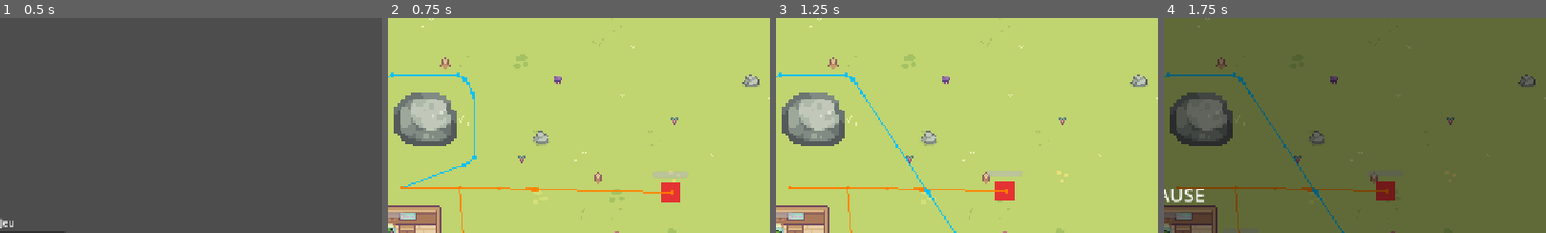
Above: before the commit, frames 1-4 (left to right).
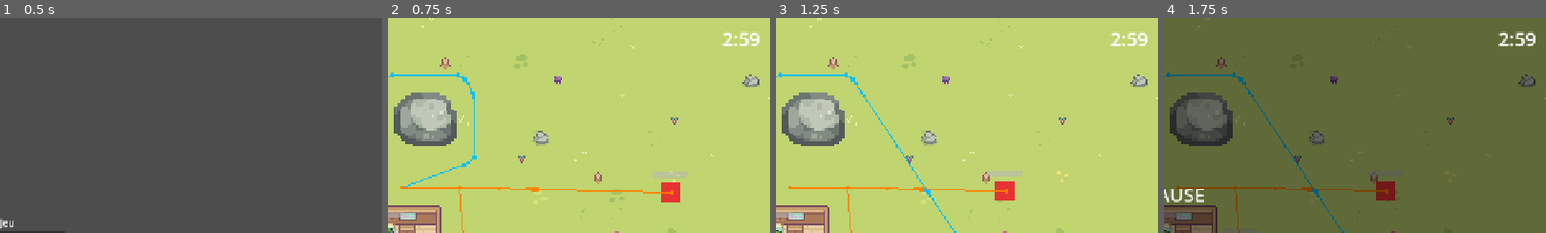
Above: after the commit, the same moments.

Repository: zwentty/v-2-jeu
Game: Godot game, scene res://scenes/menus/menu.tscn
The game is run twice, just before and just after one commit, with the same random seed, the same clock (stepped at 60 frames per second) and the same inputs.
Inputs:
- Up to frame 1 (0.5 s): no input
- Up to frame 2 (0.75 s): click "Démarrer" at 0.5 s
- Up to frame 3 (1.25 s): no input
- Up to frame 4 (1.75 s): click "Pause" at 1.25 s
The pictures show only the part of the screen within x 50-100%, y 0-50%; the shares and areas given below are measured in that part.

Frame 1 is identical in both runs. In frame 2, 0.3% of the frame differs, in the area x 87-98%, y 6-14%; in frame 3, 0.3%; in frame 4, 0.4%.

Commit message:
Ajout du timer. Mort si 0 atteint

Diff:
--- a/project.godot
+++ b/project.godot
@@ -20,6 +20,7 @@
 Settings="*res://scripts/settings.gd"
 EnemyManager="*res://scripts/enemy_manager.gd"
 GameState="*res://scripts/game_state.gd"
+RunTimer="*res://scenes/ui/run_timer.tscn"
 
 [display]
 
--- a/resources/forms/base_form.tres
+++ b/resources/forms/base_form.tres
@@ -1,13 +1,8 @@
-; PlayableForm de BASE : le slime nu. Appliquée au démarrage et au revert.
-; attack_scene laissé VIDE : sous la forme de base, le joueur utilise son
-; attaque-dash interne (cf. player.gd, « forme si transformé, sinon dash »).
-; ability_scene laissé VIDE : pas de compétence de base pour l'instant.
+[gd_resource type="Resource" script_class="PlayableForm" format=3 uid="uid://dkulep5dfk44a"]
 
-[gd_resource type="Resource" script_class="PlayableForm" load_steps=7 format=3 uid="uid://cbaseform0000a"]
-
-[ext_resource type="Script" path="res://scripts/playable_form.gd" id="1"]
-[ext_resource type="Resource" path="res://resources/forms/base_slime_stats.tres" id="2"]
-[ext_resource type="SpriteFrames" uid="uid://cbaseslimefrm0a" path="res://resources/forms/base_slime_frames.tres" id="3"]
+[ext_resource type="Script" uid="uid://epf0fjhe3k8x" path="res://scripts/playable_form.gd" id="1"]
+[ext_resource type="Resource" uid="uid://cbv1vgsys7dr7" path="res://resources/forms/base_slime_stats.tres" id="2"]
+[ext_resource type="SpriteFrames" uid="uid://rrji8ohl1d03" path="res://resources/forms/base_slime_frames.tres" id="3"]
 [ext_resource type="Texture2D" uid="uid://0wtscdt6j4js" path="res://assets/FreeCharactersAnimationsAssetPack/SpriteSheets(96x96)/Monster_Slime/With_Shadows/Monster_Slime_Idle-Sheet.png" id="4"]
 [ext_resource type="SpriteFrames" uid="uid://bkjhe35qe1ql7" path="res://resources/forms/base_slime_death_frames.tres" id="5"]
 
@@ -21,7 +16,5 @@
 display_name = "Slime"
 sprite_frames = ExtResource("3")
 death_frames = ExtResource("5")
-attack_scene = null
-ability_scene = null
 stats = ExtResource("2")
 icon = SubResource("icon")
--- a/resources/forms/base_slime_frames.tres
+++ b/resources/forms/base_slime_frames.tres
@@ -1,7 +1,4 @@
-; SpriteFrames de la forme de base (slime nu) — feuilles Monster_Slime vert.
-; idle = 6 frames, walk = 8 frames (largeurs 576/768 px à 96 px/frame).
-
-[gd_resource type="SpriteFrames" load_steps=17 format=3 uid="uid://cbaseslimefrm0a"]
+[gd_resource type="SpriteFrames" format=3 uid="uid://rrji8ohl1d03"]
 
 [ext_resource type="Texture2D" uid="uid://0wtscdt6j4js" path="res://assets/FreeCharactersAnimationsAssetPack/SpriteSheets(96x96)/Monster_Slime/With_Shadows/Monster_Slime_Idle-Sheet.png" id="1"]
 [ext_resource type="Texture2D" uid="uid://c1cupkwwf4qbu" path="res://assets/FreeCharactersAnimationsAssetPack/SpriteSheets(96x96)/Monster_Slime/With_Shadows/Monster_Slime_Walk-Sheet.png" id="2"]
--- a/resources/forms/base_slime_stats.tres
+++ b/resources/forms/base_slime_stats.tres
@@ -1,13 +1,7 @@
-; Stats de la forme de base (slime nu). Doivent refléter le slime « par défaut »
-; (mêmes valeurs que le joueur de base : 25 PV, vitesse 200).
+[gd_resource type="Resource" script_class="StatBlock" format=3 uid="uid://cbv1vgsys7dr7"]
 
-[gd_resource type="Resource" script_class="StatBlock" load_steps=2 format=3 uid="uid://cbaseslimestat0a"]
-
-[ext_resource type="Script" path="res://scripts/stat_block.gd" id="1"]
+[ext_resource type="Script" uid="uid://dn174yfdioky2" path="res://scripts/stat_block.gd" id="1"]
 
 [resource]
 script = ExtResource("1")
 max_health = 5.0
-move_speed = 200.0
-damage = 3.0
-weight = 1.0
--- a/resources/forms/soldat_form.tres
+++ b/resources/forms/soldat_form.tres
@@ -1,14 +1,11 @@
-; PlayableForm "Soldat" — forme obtenue en mangeant le drop de l'ennemi mêlée.
-; ability_scene laissé VIDE : pas encore de compétence dédiée pour cette forme.
+[gd_resource type="Resource" script_class="PlayableForm" format=3 uid="uid://bnl7bk65c6rcg"]
 
-[gd_resource type="Resource" script_class="PlayableForm" load_steps=8 format=3 uid="uid://csoldatform00a"]
-
-[ext_resource type="Script" path="res://scripts/playable_form.gd" id="1"]
-[ext_resource type="PackedScene" uid="uid://bplayermelee0a1" path="res://scenes/attacks/melee_attack_player.tscn" id="2"]
-[ext_resource type="Resource" path="res://resources/forms/soldat_stats.tres" id="3"]
-[ext_resource type="SpriteFrames" uid="uid://csoldatframes0a" path="res://resources/forms/soldat_frames.tres" id="4"]
+[ext_resource type="Script" uid="uid://epf0fjhe3k8x" path="res://scripts/playable_form.gd" id="1"]
+[ext_resource type="PackedScene" uid="uid://drckc6eitt05w" path="res://scenes/attacks/melee_attack_player.tscn" id="2"]
+[ext_resource type="Resource" uid="uid://bnl7bllauekcg" path="res://resources/forms/soldat_stats.tres" id="3"]
+[ext_resource type="SpriteFrames" uid="uid://8buii6tepm23" path="res://resources/forms/soldat_frames.tres" id="4"]
 [ext_resource type="Texture2D" uid="uid://cfrtaj87vpxgb" path="res://assets/FreeCharactersAnimationsAssetPack/SpriteSheets(96x96)/Human_Soldier_Sword_Shield/With_Shadows/Human_Soldier_Sword_Shield_Idle-Sheet.png" id="5"]
-[ext_resource type="SpriteFrames" uid="uid://csoldatdeath0a1" path="res://resources/forms/soldat_death_frames.tres" id="6"]
+[ext_resource type="SpriteFrames" uid="uid://8buigstlstdu" path="res://resources/forms/soldat_death_frames.tres" id="6"]
 
 [sub_resource type="AtlasTexture" id="icon"]
 atlas = ExtResource("5")
@@ -21,6 +18,5 @@
 sprite_frames = ExtResource("4")
 death_frames = ExtResource("6")
 attack_scene = ExtResource("2")
-ability_scene = null
 stats = ExtResource("3")
 icon = SubResource("icon")
--- a/resources/forms/soldat_frames.tres
+++ b/resources/forms/soldat_frames.tres
@@ -1,8 +1,4 @@
-; SpriteFrames de la forme "Soldat" (réutilise les feuilles du Human_Soldier,
-; mêmes idle/walk que le sprite actuel du joueur). Version dédiée joueur en
-; ressource autonome pour être référencée par soldat_form.tres.
-
-[gd_resource type="SpriteFrames" load_steps=13 format=3 uid="uid://csoldatframes0a"]
+[gd_resource type="SpriteFrames" format=3 uid="uid://8buii6tepm23"]
 
 [ext_resource type="Texture2D" uid="uid://cfrtaj87vpxgb" path="res://assets/FreeCharactersAnimationsAssetPack/SpriteSheets(96x96)/Human_Soldier_Sword_Shield/With_Shadows/Human_Soldier_Sword_Shield_Idle-Sheet.png" id="1"]
 [ext_resource type="Texture2D" uid="uid://b5j1vcir5ebxu" path="res://assets/FreeCharactersAnimationsAssetPack/SpriteSheets(96x96)/Human_Soldier_Sword_Shield/With_Shadows/Human_Soldier_Sword_Shield_Walk-Sheet.png" id="2"]
--- a/scenes/player/player.gd
+++ b/scenes/player/player.gd
@@ -79,6 +79,12 @@
 	_update_health_bar()
 	z_index = 2
 	$AttackArea.body_entered.connect(_on_attack_hit)
+
+	# Fin du compte à rebours de run (GameState) -> le joueur meurt.
+	var gs := get_node_or_null("/root/GameState")
+	if gs != null and gs.has_signal("run_time_expired") \
+			and not gs.run_time_expired.is_connected(_on_run_time_expired):
+		gs.run_time_expired.connect(_on_run_time_expired)
 
 # -----------------------------------------------------------------------------
 # _get_inventory()
@@ -269,6 +275,10 @@
 # -----------------------------------------------------------------------------
 # _die()
 # -----------------------------------------------------------------------------
+# Fin du compte à rebours de run : le joueur meurt (réutilise la cinématique).
+func _on_run_time_expired() -> void:
+	_die()
+
 func _die() -> void:
 	if _is_dying:
 		return
--- /dev/null
+++ b/scenes/ui/run_timer.gd
@@ -0,0 +1,29 @@
+# =============================================================================
+# run_timer.gd  (autoload : RunTimer)
+# Affichage du compte à rebours de run en HAUT À GAUCHE de l'écran.
+# Autoload (CanvasLayer) : reste à l'écran d'une salle à l'autre sans avoir à
+# l'ajouter dans chaque salle. Purement de l'AFFICHAGE : le décompte réel vit
+# dans GameState (run_time_left / run_time_expired).
+# Masqué hors gameplay (menu, victoire...) : visible seulement si un joueur est
+# présent dans la scène.
+# =============================================================================
+extends CanvasLayer
+
+## Seuil (secondes) sous lequel le timer passe en rouge.
+@export var low_time_threshold: float = 30.0
+
+@onready var label: Label = $Label
+
+
+func _process(_delta: float) -> void:
+	var gs := get_node_or_null("/root/GameState")
+	var has_player := get_tree().get_first_node_in_group("player") != null
+	visible = gs != null and has_player
+	if not visible:
+		return
+
+	var t: float = maxf(gs.run_time_left, 0.0)
+	var minutes := int(t) / 60
+	var seconds := int(t) % 60
+	label.text = "%d:%02d" % [minutes, seconds]
+	label.modulate = Color(1.0, 0.3, 0.3) if t <= low_time_threshold else Color.WHITE
--- /dev/null
+++ b/scenes/ui/run_timer.tscn
@@ -0,0 +1,22 @@
+[gd_scene load_steps=2 format=3 uid="uid://cruntimer0001"]
+
+[ext_resource type="Script" path="res://scenes/ui/run_timer.gd" id="1"]
+
+; --- Autoload : CanvasLayer au-dessus du HUD (layer 10), sous la cinématique (100) ---
+[node name="RunTimer" type="CanvasLayer"]
+layer = 10
+script = ExtResource("1")
+
+; --- Label du compte à rebours, ancré en HAUT À DROITE ---
+[node name="Label" type="Label" parent="."]
+anchors_preset = 1
+anchor_left = 1.0
+anchor_right = 1.0
+offset_left = -140.0
+offset_top = 12.0
+offset_right = -16.0
+offset_bottom = 52.0
+grow_horizontal = 0
+theme_override_font_sizes/font_size = 32
+text = "3:00"
+horizontal_alignment = 2
--- a/scenes/world/salle_1.tscn
+++ b/scenes/world/salle_1.tscn
@@ -1,10 +1,9 @@
 [gd_scene format=4 uid="uid://dbs1080blvp01"]
 
 [ext_resource type="PackedScene" uid="uid://dxfaewnxhoqg" path="res://scenes/player/player.tscn" id="1"]
-[ext_resource type="PackedScene" uid="uid://btransformui00a1" path="res://scenes/ui/transform_ui.tscn" id="ui_transform"]
 [ext_resource type="PackedScene" uid="uid://ce4ongkgfv5d8" path="res://scenes/enemy/enemy.tscn" id="2"]
 [ext_resource type="Texture2D" uid="uid://bueuvgey4jtqm" path="res://assets/Sprout Lands - UI Pack - Basic pack/Sprout Lands - UI Pack - Basic pack/emojis-free/Emoji_Spritesheet_Free.png" id="2_v5dby"]
-[ext_resource type="Script" uid="uid://c0mxqx4d6dxfs" path="res://scenes/world/room.gd" id="3"]
+[ext_resource type="Script" uid="uid://1jgoxqlyeuh5" path="res://scenes/world/room.gd" id="3"]
 [ext_resource type="Texture2D" uid="uid://nurr0sddqpwa" path="res://assets/Sprout Lands - Sprites - Basic pack/Sprout Lands - Sprites - Basic pack/Tilesets/Grass.png" id="3_bq33v"]
 [ext_resource type="PackedScene" uid="uid://dmciy24fnm8cw" path="res://scenes/enemy/ranged_enemy.tscn" id="4"]
 [ext_resource type="Texture2D" uid="uid://dw6iq3dr5pn7i" path="res://assets/Sprout Lands - Sprites - Basic pack/Sprout Lands - Sprites - Basic pack/Tilesets/Hills.png" id="4_j2gmx"]
@@ -28,6 +27,7 @@
 [ext_resource type="Texture2D" uid="uid://81fitgbyw3ia" path="res://assets/Sprout Lands - Sprites - Basic pack/Sprout Lands - Sprites - Basic pack/Tilesets/Tilled_Dirt_Wide_v2.png" id="15_fymcc"]
 [ext_resource type="Texture2D" uid="uid://b15p8ovb10k01" path="res://assets/Sprout Lands - Sprites - Basic pack/Sprout Lands - Sprites - Basic pack/Tilesets/Fences.png" id="16_lbnhc"]
 [ext_resource type="PackedScene" uid="uid://b8door0room01" path="res://scenes/world/door.tscn" id="door"]
+[ext_resource type="PackedScene" uid="uid://dq6vrkw4mfgxy" path="res://scenes/ui/transform_ui.tscn" id="ui_transform"]
 
 [sub_resource type="TileSetAtlasSource" id="TileSetAtlasSource_t5ptc"]
 texture = ExtResource("2_v5dby")
@@ -1145,7 +1145,7 @@
 
 [node name="UILayer" type="CanvasLayer" parent="." unique_id=644989842]
 
-[node name="TransformUI" parent="UILayer" instance=ExtResource("ui_transform")]
+[node name="TransformUI" parent="UILayer" unique_id=1882501941 instance=ExtResource("ui_transform")]
 
 [node name="PauseButton" type="Button" parent="UILayer" unique_id=625786751]
 offset_left = 10.0
--- a/scripts/game_state.gd
+++ b/scripts/game_state.gd
@@ -24,6 +24,22 @@
 var next_spawn_point: String = ""
 
 # =============================================================================
+# Timer de run (compte à rebours de 3 minutes)
+# Persiste d'une salle à l'autre (autoload). Ne décompte que pendant le
+# gameplay (un joueur présent) et se fige avec get_tree().paused. À 0, on émet
+# run_time_expired -> le joueur déclenche sa mort (cf. player.gd).
+# =============================================================================
+const RUN_DURATION: float = 180.0 # 3 minutes
+
+# Émis une seule fois quand le temps de run atteint 0.
+signal run_time_expired
+
+# Secondes restantes dans la run courante.
+var run_time_left: float = RUN_DURATION
+# Vrai une fois le temps écoulé (évite de ré-émettre / de décompter en négatif).
+var _run_expired: bool = false
+
+# =============================================================================
 # reset()
 # Remet l'état à zéro. À appeler au lancement d'une nouvelle partie.
 # =============================================================================
@@ -33,6 +49,27 @@
 	inventory_items = {}
 	cleared_rooms = {}
 	next_spawn_point = ""
+	# Nouvelle run : on remet le compte à rebours à plein.
+	run_time_left = RUN_DURATION
+	_run_expired = false
+
+# =============================================================================
+# _process(delta)
+# Fait tourner le compte à rebours de run, uniquement pendant le gameplay
+# (un joueur est présent dans la scène). L'autoload étant PAUSABLE, le décompte
+# se fige automatiquement quand get_tree().paused est vrai (pause / cinématique).
+# =============================================================================
+func _process(delta: float) -> void:
+	if _run_expired:
+		return
+	# Pas de joueur (menu, victoire, écran de fin...) : on ne décompte pas.
+	if get_tree().get_first_node_in_group("player") == null:
+		return
+	run_time_left -= delta
+	if run_time_left <= 0.0:
+		run_time_left = 0.0
+		_run_expired = true
+		run_time_expired.emit()
 
 # =============================================================================
 # Suivi des salles nettoyées
